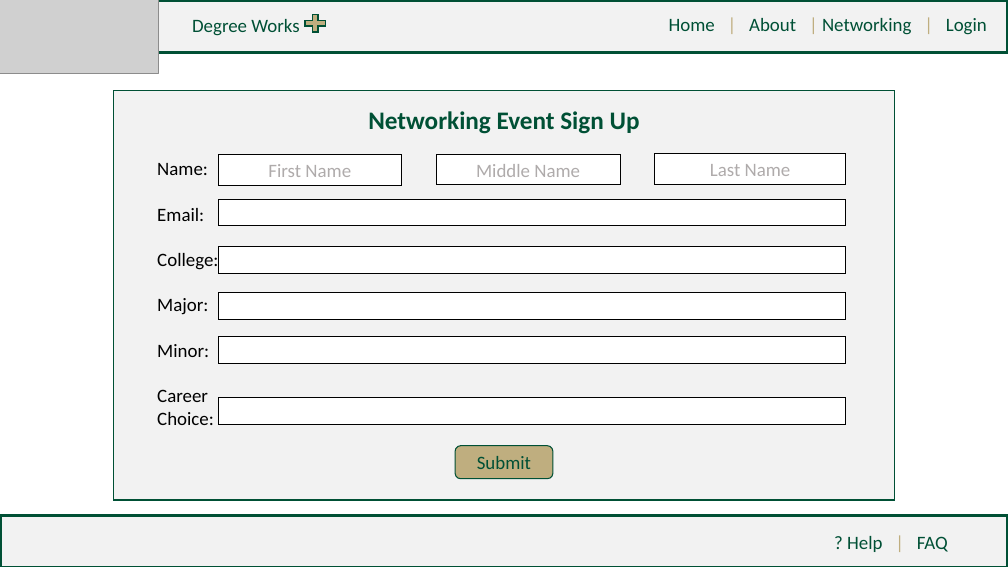
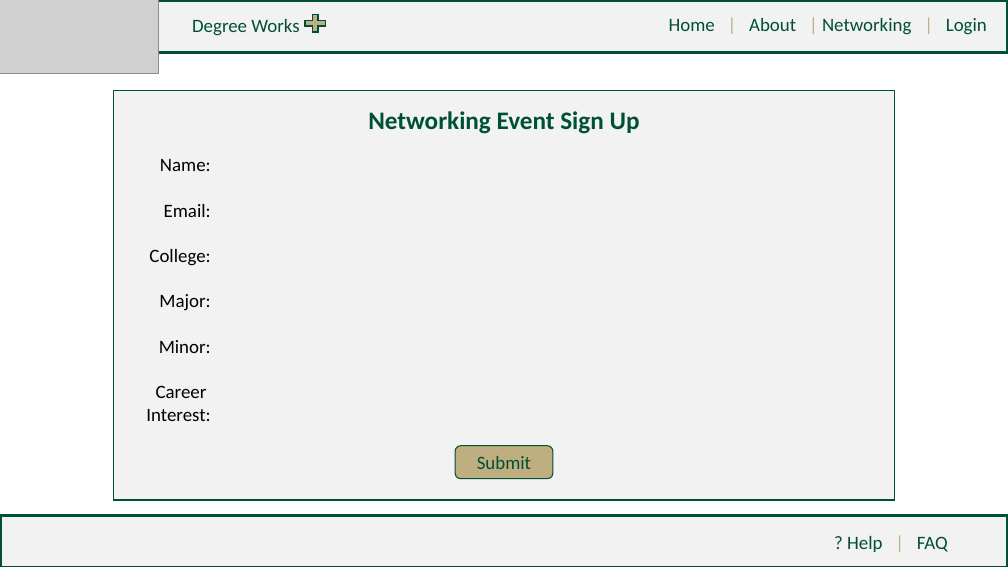
Before and after one commit to tcowie1/Group11-3155Repo, a slide deck: slide 10 of High-Fidelity/Group 11 - DegreeWorks PLUS High Fidelity.pptx. Drawn at 1008x567 pixels with LibreOffice and Linux fonts; fonts in the diff are those of the drawing; grey boxes stand for pictures. Boxes give left, top, right and bottom in pixels: in the first picture for what was removed or moved away, otherwise in the second. Text is boxed around its words. In the diff, an @@ line names an element or a change of style, - is before the commit and + after.

```diff
--- a/High-Fidelity/Group 11 - DegreeWorks PLUS High Fidelity.pptx
+++ b/High-Fidelity/Group 11 - DegreeWorks PLUS High Fidelity.pptx
@@ text "Name:": place and size @@
-text "Name:" at <box>157,163,218,425</box>
+text "Name:" at <box>146,159,211,421</box>
@@ text at <box>149,159,211,398</box>: alignment left to right @@
@@ rectangle removed at <box>219,155,402,185</box> @@
-First Name
@@ rectangle removed at <box>436,154,620,185</box> @@
-Middle Name
@@ rectangle removed at <box>655,154,846,184</box> @@
-Last Name
@@ rectangle removed at <box>219,199,846,225</box> @@
@@ rectangle removed at <box>219,247,846,274</box> @@
@@ rectangle removed at <box>219,293,846,319</box> @@
@@ rectangle removed at <box>219,337,846,363</box> @@
@@ text at <box>146,409,210,421</box>: text changed @@
-Choice:
+Interest:
@@ rectangle removed at <box>219,398,846,424</box> @@
```
Also in this commit, not shown: 7 other slides changed, 3 slides added.
